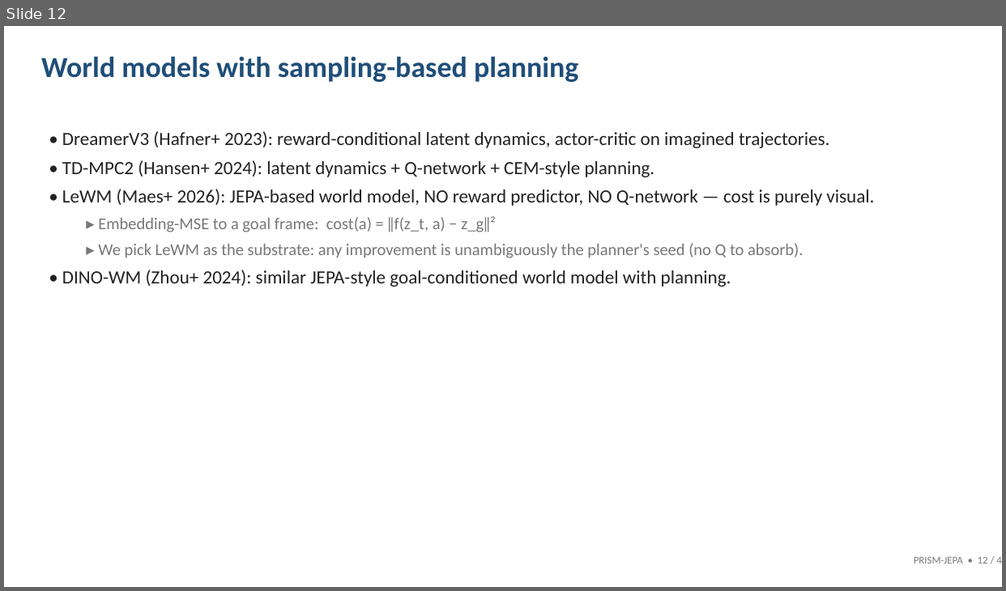
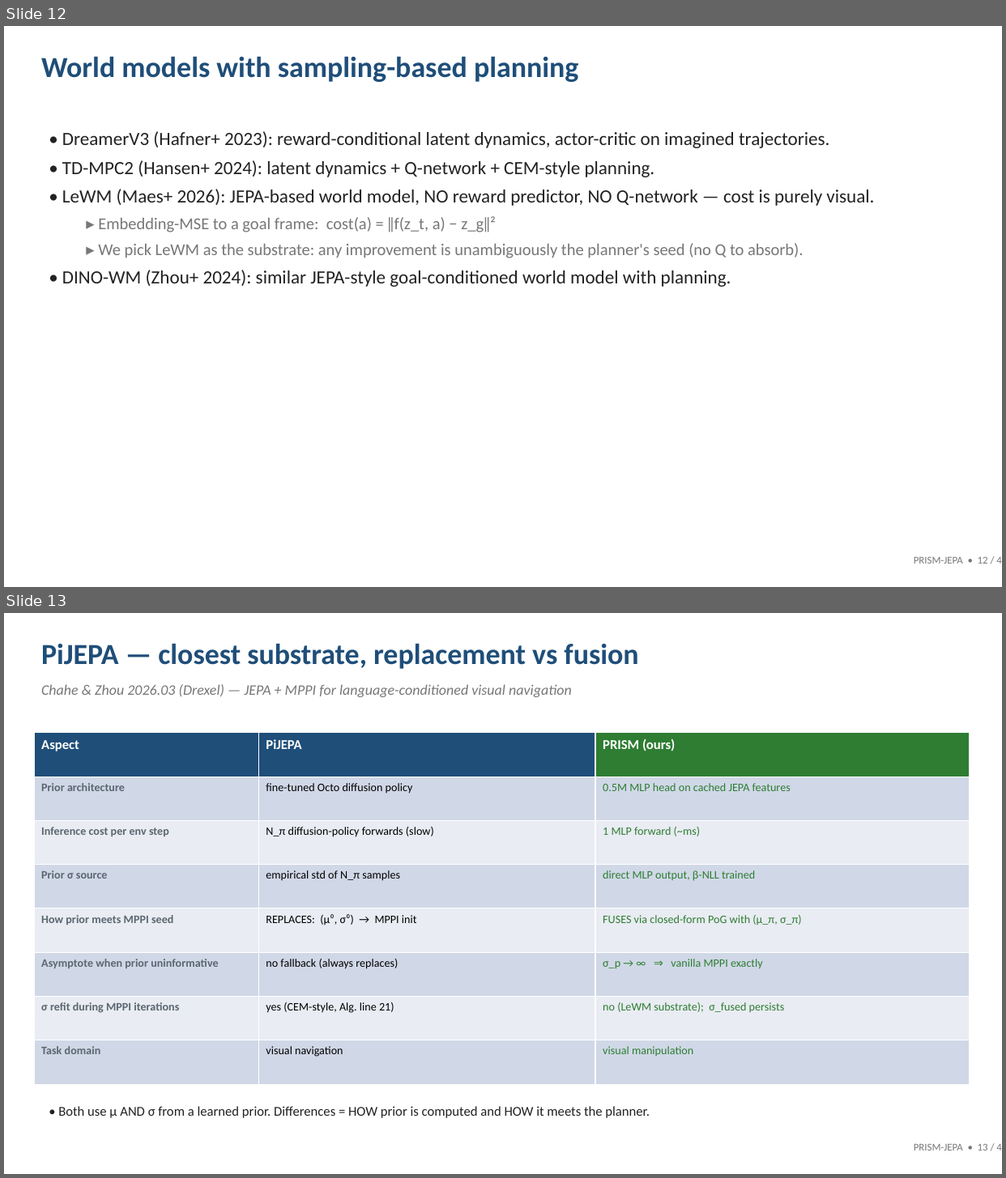
Before and after one commit to yomama2311/prism-ben, a slide deck: prism_jepa_slides.pptx. Shown one above the other, each under a label of ours: slide 12 before the commit, slides 12 and 13 after it. The pictures are 1006x591 and 1006x1178 pixels, drawn with LibreOffice and Linux fonts; fonts in the diff are those of the drawing. Boxes give left, top, right and bottom in pixels: in the first picture for what was removed or moved away, otherwise in the second. Text is boxed around its words. In the diff, an @@ line names an element or a change of style, - is before the commit and + after.

```diff
--- a/prism_jepa_slides.pptx
+++ b/prism_jepa_slides.pptx
@@ slide 13 added at [4, 613, 1002, 1174], background #FFFFFF @@
@@ text added at [41, 643, 638, 669], 28 pt, text #1F4E79, bold @@
+PiJEPA — closest substrate, replacement vs fusion
@@ text added at [41, 684, 572, 697], 14 pt, text #777777, italic @@
+Chahe & Zhou 2026.03 (Drexel) — JEPA + MPPI for language-conditioned visual navigation
@@ table added at [34, 733, 970, 1084], 8 rows, 3 columns @@
+Aspect | PiJEPA | PRISM (ours)
+Prior architecture | fine-tuned Octo diffusion policy | 0.5M MLP head on cached JEPA features
+Inference cost per env step | N_π diffusion-policy forwards (slow) | 1 MLP forward (~ms)
+Prior σ source | empirical std of N_π samples | direct MLP output, β-NLL trained
+How prior meets MPPI seed | REPLACES: (μ⁰, σ⁰) → MPPI init | FUSES via closed-form PoG with (μ_π, σ_π)
+Asymptote when prior uninformative | no fallback (always replaces) | σ_p → ∞ ⇒ vanilla MPPI exactly
+σ refit during MPPI iterations | yes (CEM-style, Alg. line 21) | no (LeWM substrate); σ_fused persists
+Task domain | visual navigation | visual manipulation
@@ text added at [58, 1106, 650, 1118], 13 pt, text #222222 @@
+• Both use μ AND σ from a learned prior. Differences = HOW prior is computed and HOW it meets the planner.
@@ text added at [914, 1144, 1002, 1151], 10 pt, text #777777 @@
+PRISM-JEPA • 13 / 48
```
Also in this commit, not shown: 3 slides changed, 1 slide removed, 2 other files.
